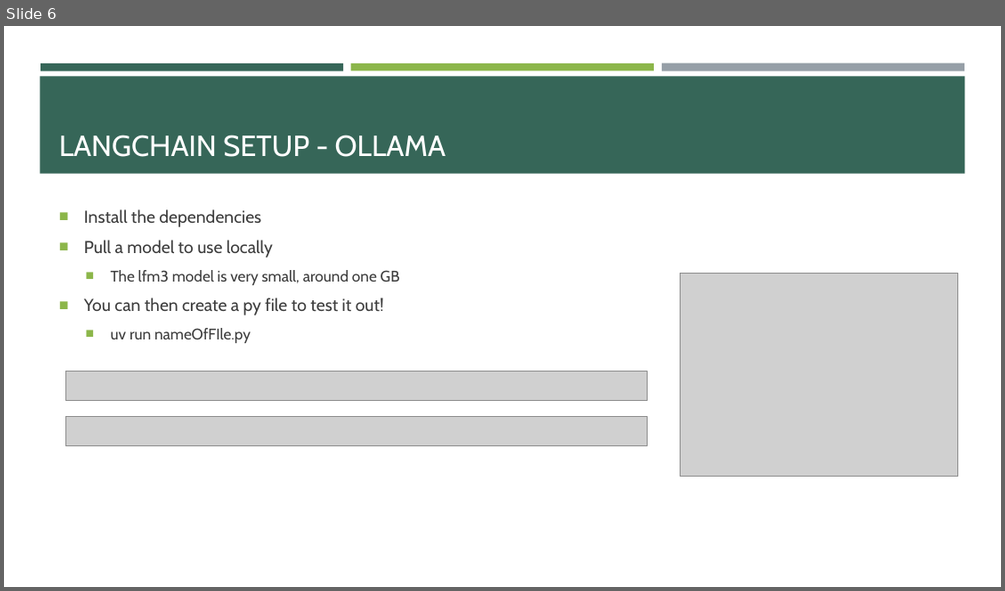
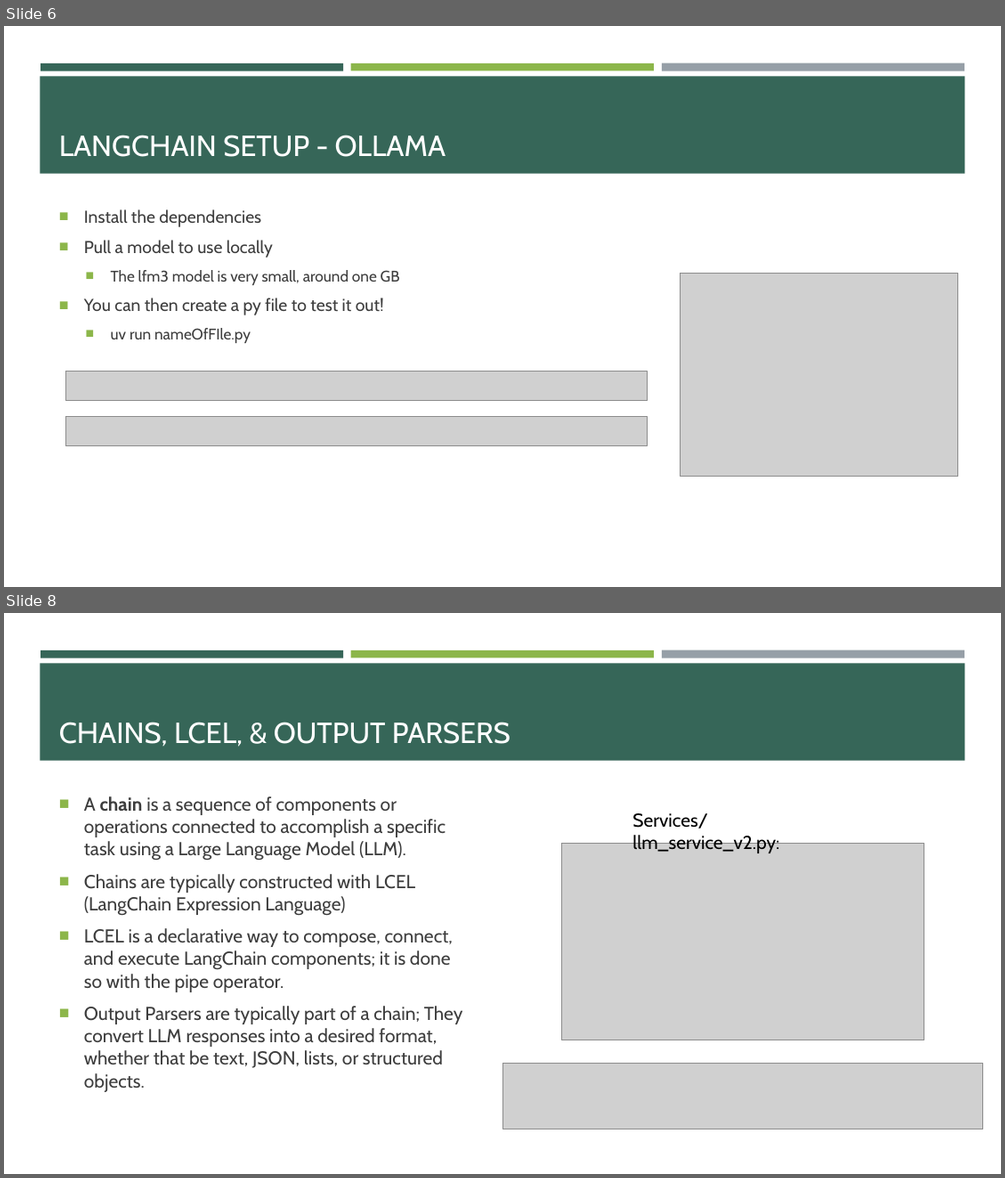
Before and after one commit to e-m-wilson/java-fs, a slide deck: Week_11/langchain.pptx. Shown one above the other, each under a label of ours: slide 6 before the commit, slides 6 and 8 after it; the slides between them are not shown. The pictures are 1005x591 and 1005x1178 pixels, drawn with LibreOffice and Linux fonts; fonts in the diff are those of the drawing; grey boxes stand for pictures. Boxes give left, top, right and bottom in pixels: in the first picture for what was removed or moved away, otherwise in the second. Text is boxed around its words. In the diff, an @@ line names an element or a change of style, - is before the commit and + after.

```diff
--- a/Week_11/langchain.pptx
+++ b/Week_11/langchain.pptx
@@ slide 8 added at [4,613,1001,1174], background #FFFFFF; not listed: 4 template elements that a slide beside it also shows @@
@@ title added at [59,722,510,747], 28 pt, text #FFFFFF @@
+CHAINS, LCEL, & OUTPUT PARSERS
@@ text added at [84,796,463,1092], 18 pt, text #3D3D3D @@
+■ A chain is a sequence of components or operations connected to accomplish a specific task using a Large Language Model (LLM).
+■ Chains are typically constructed with LCEL (LangChain Expression Language)
+■ LCEL is a declarative way to compose, connect, and execute LangChain components; it is done so with the pipe operator.
+■ Output Parsers are typically part of a chain; They convert LLM responses into a desired format, whether that be text, JSON, lists, or structured objects.
@@ text added at [632,813,779,853], 18 pt, text #000000 @@
+Services/llm_service_v2.py:
@@ picture added at [562,844,924,1041] @@
@@ picture added at [502,1063,984,1129] @@
```
Also in this commit, not shown: 1 slide changed, 11 other slides added, 18 other files.
